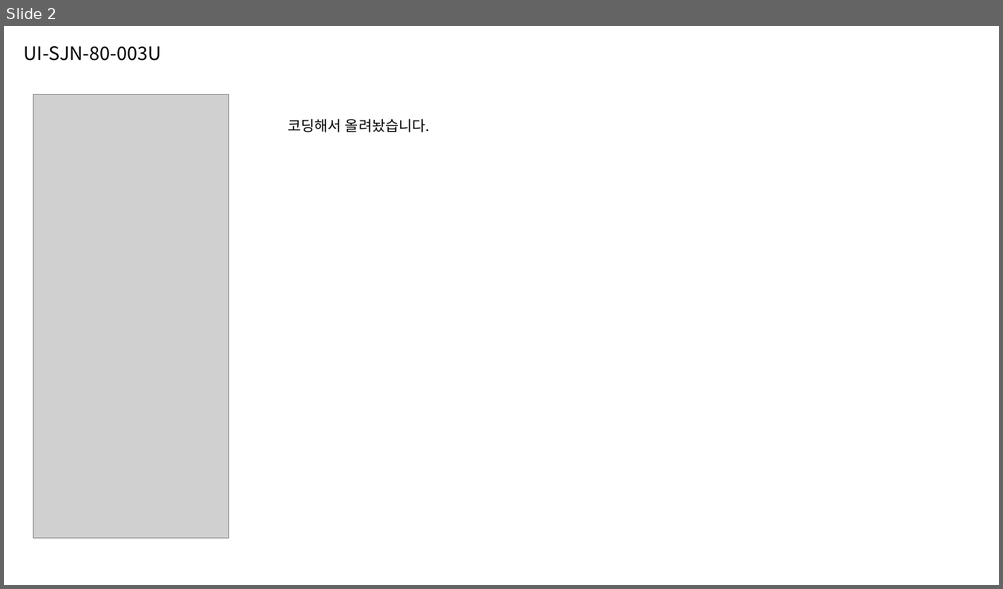
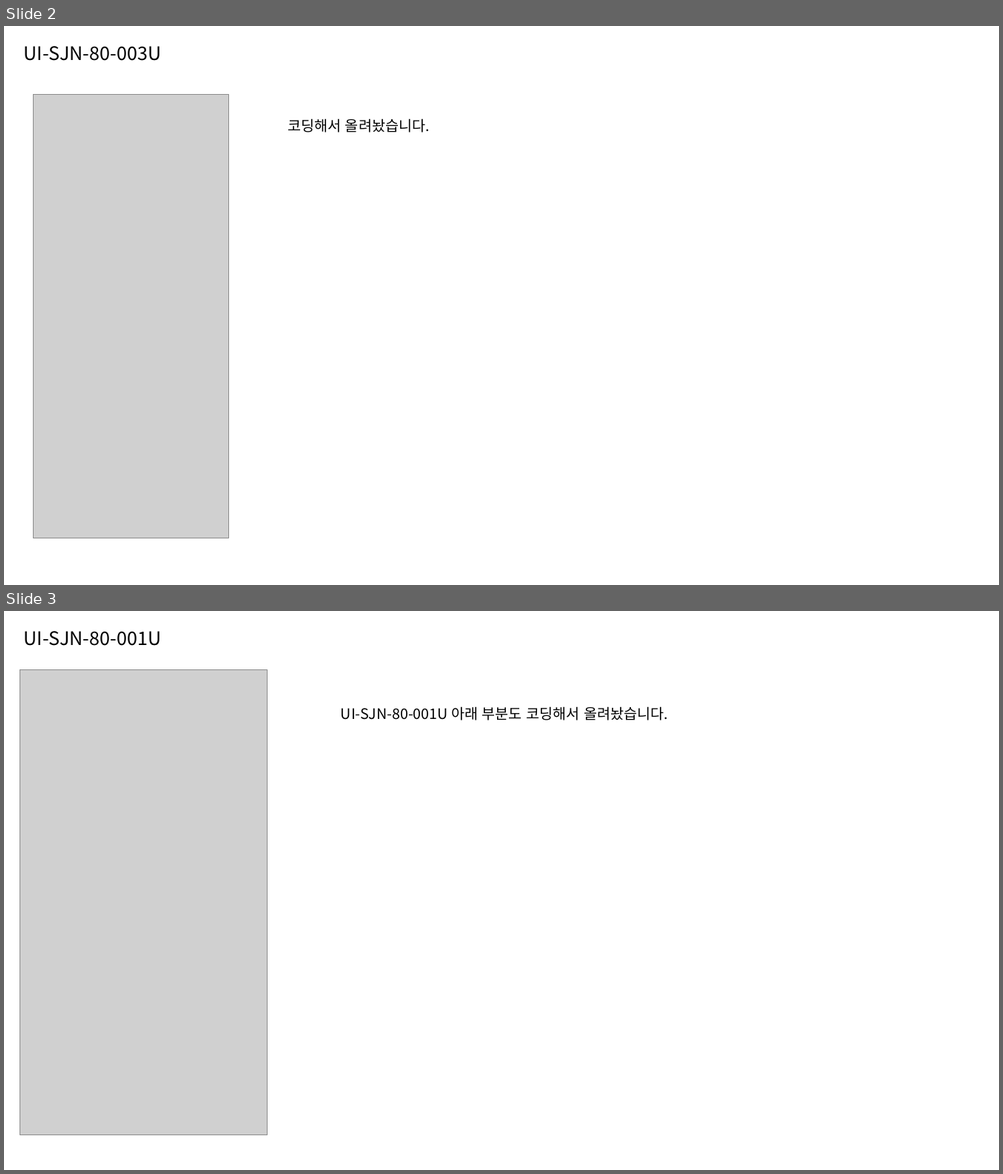
Before and after one commit to jeoungGyy/sejong, a slide deck: ppt/03-11.pptx. Shown one above the other, each under a label of ours: slide 2 before the commit, slides 2 and 3 after it. The pictures are 1003x589 and 1003x1174 pixels, drawn with LibreOffice and Linux fonts; fonts in the diff are those of the drawing; grey boxes stand for pictures. Boxes give left, top, right and bottom in pixels: in the first picture for what was removed or moved away, otherwise in the second. Text is boxed around its words. In the diff, an @@ line names an element or a change of style, - is before the commit and + after.

```diff
--- a/ppt/03-11.pptx
+++ b/ppt/03-11.pptx
@@ slide 3 added at <box>4,611,999,1170</box>, background #FFFFFF @@
@@ text added at <box>24,631,162,646</box>, 18 pt, text #000000 @@
+UI-SJN-80-001U
@@ picture added at <box>20,670,267,1136</box> @@
@@ text added at <box>341,706,668,721</box>, 14 pt, text #000000 @@
+UI-SJN-80-001U 아래 부분도 코딩해서 올려놨습니다.
```
Also in this commit, not shown: 6 other files.
